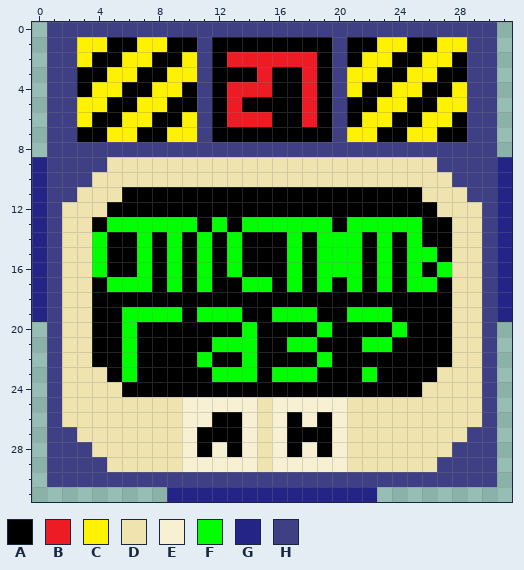
Two versions of one pixel-art sprite, Extra Icons/Translated/Venting Gas RU.png. This is how it looked before the edit.
The file is 32x32 pixels. Colours within 5 levels of each other are drawn and written as one.
Palette (. is transparent): A #000000  B #ed1c24  C #fff200  D #efe4b0  E #f7f0d2  F #00ff00  G #242486  H #3f3f85
Pixels before, first column x 0:
 0 .HHHHHHHHHHHHHHHHHHHHHHHHHHHHHH.
 1 .HHCCAACCAAHAAAAAAAAHAACCAACCHH.
 2 .HHCAACCAACHABBBBBBAHACCAACCAHH.
 3 .HHAACCAACCHAAABAABAHCCAACCAAHH.
 4 .HHACCAACCAHABBBAABAHCAACCAACHH.
 5 .HHCCAACCAAHABAAAABAHAACCAACCHH.
 6 .HHCAACCAACHABBBAABAHACCAACCAHH.
 7 .HHAACCAACCHAAAAAAAAHCCAACCAAHH.
 8 .HHHHHHHHHHHHHHHHHHHHHHHHHHHHHH.
 9 GHHHHDDDDDDDDDDDDDDDDDDDDDDHHHHG
10 GHHHDDDDDDDDDDDDDDDDDDDDDDDDHHHG
11 GHHDDDAAAAAAAAAAAAAAAAAAAADDDHHG
12 GHDDDAAAAAAAAAAAAAAAAAAAAAADDDHG
13 GHDDAFFFFFFAFAFFFFFFAFFFFFAADDHG
14 GHDDFAAFAFAFAFAAAFAFFFAFAFAADDHG
15 GHDDFAAFAFAFAFAAAFAFFFAFAFFADDHG
16 GHDDFAAFAFAFAFAAAFAFFFAFAFAFDDHG
17 GHDDAFFFAFAFAAFFAFAFAFAFAFFADDHG
18 GHDDAAAAAAAAAAAAAAAAAAAAAAAADDHG
19 GHDDAAFFFFAFFFAAFFFAAFFFAAAADDHG
20 .HDDAAFAAAAAAAFAAAAFAAAAFAAADDH.
21 .HDDAAFAAAAAFFFAAFFAAAFFAAAADDH.
22 .HDDAAFAAAAFAAFAAAAFAAAAAAAADDH.
23 .HDDDAFAAAAAFFFAFFFAAAFAAAADDDH.
24 .HDDDDAAAAAAAAAAAAAAAAAAAADDDDH.
25 .HDDDDDDDDEEEEEDEEEEEDDDDDDDDDH.
26 .HDDDDDDDDEEAAEDEAEAEDDDDDDDDDH.
27 .HHDDDDDDDEAAAEDEAAAEDDDDDDDDHH.
28 .HHHDDDDDDEAEAEDEAEAEDDDDDDDHHH.
29 .HHHHDDDDDEEEEEDEEEEEDDDDDDHHHH.
30 .HHHHHHHHHHHHHHHHHHHHHHHHHHHHHH.
31 .........GGGGGGGGGGGGGG.........
The result:
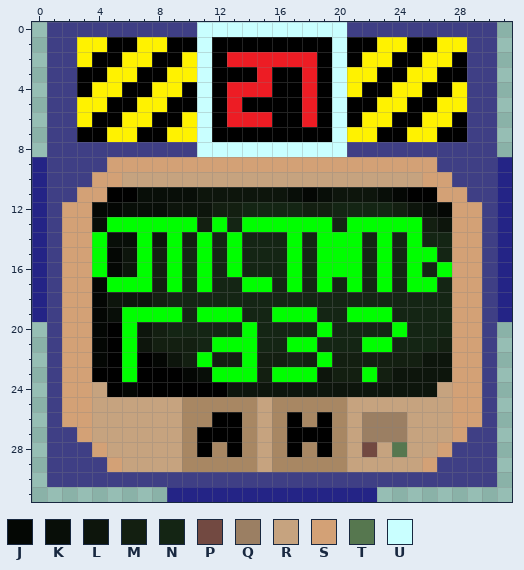
Colours new in this view: J #040704  K #080e08  L #0d150c  M #131f11  N #142514  P #724941  Q #9b7f63  R #c6a37f  S #d3a176  T #56774f  U #c9ffff
The edit:
colour E: #f7f0d2 -> #a88763
y 0: x 11..20 HHHHHHHHHH -> UUUUUUUUUU
y 1..7: x 11 H -> U; x 20 H -> U
y 8: x 11..20 HHHHHHHHHH -> UUUUUUUUUU
y 9: x 5..26 DDDDDDDDDDDDDDDDDDDDDD -> SSSSSSSSSSSSSSSSSSSSSS
y 10: x 4..27 DDDDDDDDDDDDDDDDDDDDDDDD -> SSRRRRRRRRRRRRRRRRRRRRSS
y 11: x 3..5 DDD -> SSA; x 7..24 AAAAAAAAAAAAAAAAAA -> KKKKLLLLLLKJKLLLKJ; x 26..28 DDD -> ASS
y 12: x 2..29 DDDAAAAAAAAAAAAAAAAAAAAAADDD -> SSJJKKKLLLMMNNNNMMNNNNMLKJSS
y 13: x 2..4 DDA -> SSK; x 11 A -> M; x 13 A -> N; x 20 A -> N; x 26..29 AADD -> MLSS
y 14: x 2..3 DD -> SS; x 5..6 AA -> KK; x 8 A -> L; x 10 A -> M; x 12 A -> N; x 14..16 AAA -> NNN; x 18 A -> N; x 22 A -> N; x 24 A -> N; x 26..29 AADD -> NNSS
y 15: x 2..3 DD -> SS; x 5..6 AA -> JL; x 8 A -> M; x 10 A -> N; x 12 A -> N; x 14..16 AAA -> NNN; x 18 A -> N; x 22 A -> N; x 24 A -> N; x 27..29 ADD -> NSS
y 16: x 2..3 DD -> SS; x 5..6 AA -> JL; x 8 A -> M; x 10 A -> N; x 12 A -> N; x 14..16 AAA -> NNN; x 18 A -> N; x 22 A -> N; x 24 A -> N; x 26 A -> N; x 28..29 DD -> SS
y 17: x 2..4 DDA -> SSJ; x 8 A -> M; x 10 A -> N; x 12..13 AA -> NN; x 16 A -> N; x 18 A -> N; x 20 A -> N; x 22 A -> N; x 24 A -> N; x 27..29 ADD -> NSS
y 18: x 2..29 DDAAAAAAAAAAAAAAAAAAAAAAAADD -> SSJLLLMNNNNNNNNNNNNNNNNNNNSS
y 19: x 2..5 DDAA -> SSJK; x 10 A -> N; x 14..15 AA -> NN; x 19..20 AA -> NN; x 24..29 AAAADD -> NNNNSS
y 20: x 2..4 DDA -> SSJ; x 7..13 AAAAAAA -> LMNNNNN; x 15..18 AAAA -> NNNN; x 20..23 AAAA -> NNNN; x 25..29 AAADD -> NNNSS
y 21: x 2..4 DDA -> SSJ; x 7..11 AAAAA -> LMMMN; x 15..16 AA -> NN; x 19..21 AAA -> NNN; x 24..29 AAAADD -> NNNMSS
y 22: x 2..4 DDA -> SSJ; x 8..10 AAA -> JLM; x 12..13 AA -> MM; x 15..18 AAAA -> MMNM; x 20..29 AAAAAAAADD -> MMMMMMLLSS
y 23: x 2..4 DDD -> SSA; x 10..11 AA -> JK; x 15 A -> M; x 19..21 AAA -> LMM; x 23..29 AAAADDD -> MLLLLSS
y 24: x 2..6 DDDDA -> SSRAJ; x 13..29 AAAAAAAAAAAAADDDD -> LLLLLLLLLLLLLLRSS
y 25: x 2..9 DDDDDDDD -> SSRRRRRR; x 15 D -> R; x 21..29 DDDDDDDDD -> RRRRRRRSS
y 26: x 2..9 DDDDDDDD -> SSRRRRRR; x 15 D -> R; x 21..29 DDDDDDDDD -> RQQQRRRSS
y 27: x 3..9 DDDDDDD -> SRRRRRR; x 15 D -> R; x 21..28 DDDDDDDD -> RQQQRRRS
y 28: x 4..9 DDDDDD -> SRRRRR; x 15 D -> R; x 21..27 DDDDDDD -> RPRTRRS
y 29: x 5..9 DDDDD -> SRRRR; x 15 D -> R; x 21..26 DDDDDD -> RRRRRS
Boxes around the changes in both pictures, in picture pixels (x1, y1, x2, y2):
changed: (62, 22, 482, 472)
